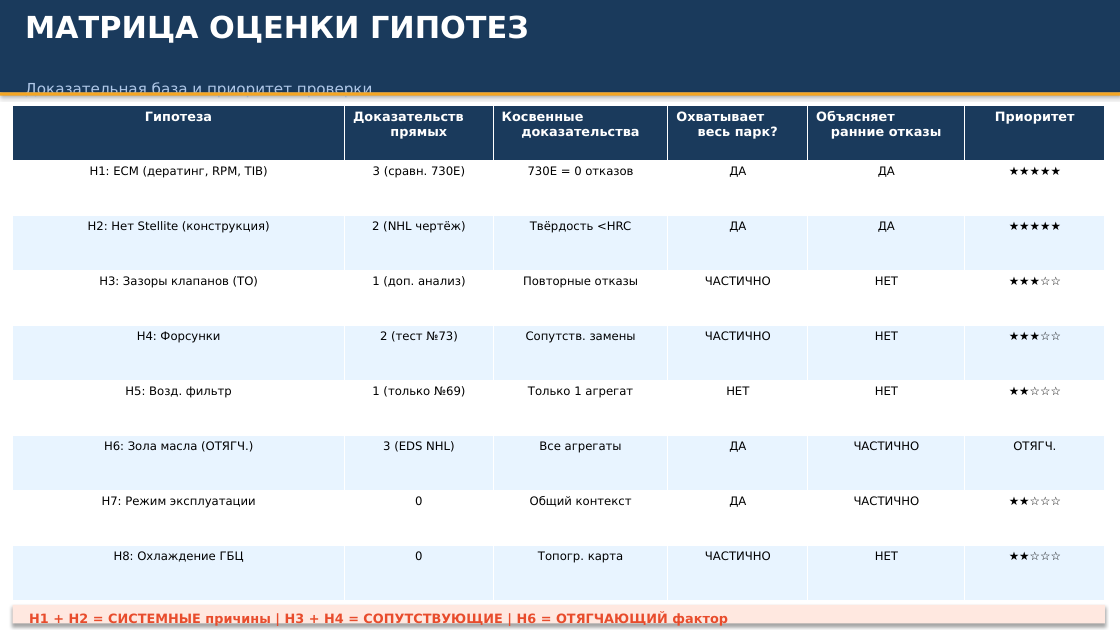
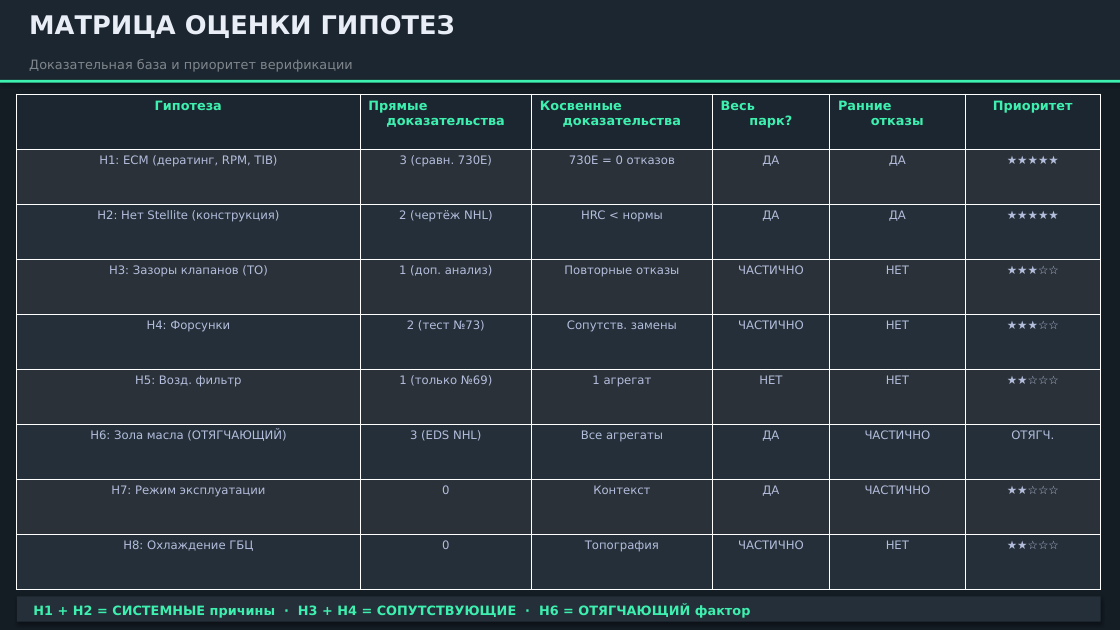
Before and after one commit to victorekuznetsov/NTE200, a slide deck: slide 16 of Презентация_анализ_клапанов_QSK50_NTE200.pptx (slide 17 before the commit). Drawn at 1120x630 pixels with LibreOffice and Linux fonts; fonts in the diff are those of the drawing. Boxes give left, top, right and bottom in pixels: in the first picture for what was removed or moved away, otherwise in the second. Text is boxed around its words. In the diff, an @@ line names an element or a change of style, - is before the commit and + after.

```diff
--- a/Презентация_анализ_клапанов_QSK50_NTE200.pptx
+++ b/Презентация_анализ_клапанов_QSK50_NTE200.pptx
@@ background #FFFFFF to #141C24 @@
@@ rectangle: place and size @@
-rectangle at [0,0,1120,92]
+rectangle at [0,0,1120,80]
@@ rectangle at [0,0,1120,80]: fill #1A3A5C to #1C2630 @@
@@ text "МАТРИЦА ОЦЕНКИ ГИПОТЕЗ" at [29,15,455,38]: size 26 to 22 pt, text colour #FFFFFF to #E8EDF6 @@
@@ text at [29,59,352,72]: text changed; size 13 to 11 pt; text colour #B0C8E8 to #80868B @@
-Доказательная база и приоритет проверки
+Доказательная база и приоритет верификации
@@ rectangle: place and size @@
-rectangle at [0,92,1120,96]
+rectangle at [0,80,1120,83]
@@ rectangle at [0,80,1120,83]: fill #F5A623 to #3EF0AF @@
@@ table at [17,94,1100,590] @@
-row 1: Гипотеза | Доказательств прямых | Косвенные доказательства | Охватывает весь парк? | Объясняет ранние отказы | Приоритет
+row 1: Гипотеза | Прямые доказательства | Косвенные доказательства | Весь парк? | Ранние отказы | Приоритет
-row 3, column 2: 2 (NHL чертёж)
+row 3, column 2: 2 (чертёж NHL)
-row 3, column 3: Твёрдость <HRC
+row 3, column 3: HRC < нормы
-row 6, column 3: Только 1 агрегат
+row 6, column 3: 1 агрегат
-row 7, column 1: H6: Зола масла (ОТЯГЧ.)
+row 7, column 1: H6: Зола масла (ОТЯГЧАЮЩИЙ)
-row 8, column 3: Общий контекст
+row 8, column 3: Контекст
-row 9, column 3: Топогр. карта
+row 9, column 3: Топография
@@ fill #1A3A5C to #1C2630 in row 1 @@
@@ fill #FFFFFF to #2A3138 in 24 cells @@
@@ fill #E8F4FF to #242F39 in 24 cells @@
@@ text colour #FFFFFF to #3EF0AF in "Гипотеза", "Косвенные доказательства", "Приоритет" @@
@@ text colour #000000 to #B3BDDC in "H1: ECM (дератинг, RPM, TIB)", "3 (сравн. 730E)", "730E = 0 отказов", "ДА" and 38 more places @@
@@ table: place and size @@
-table at [13,105,1104,601]
+table at [17,94,1100,590]
@@ rectangle: place and size @@
-rectangle at [13,605,1105,623]
+rectangle at [17,597,1101,622]
@@ rectangle at [17,597,1101,622]: fill #FFE8E0 to #242F39 @@
@@ text at [33,604,751,618]: text changed; text colour #E84C2C to #3EF0AF @@
-H1 + H2 = СИСТЕМНЫЕ причины | H3 + H4 = СОПУТСТВУЮЩИЕ | H6 = ОТЯГЧАЮЩИЙ фактор
+H1 + H2 = СИСТЕМНЫЕ причины · H3 + H4 = СОПУТСТВУЮЩИЕ · H6 = ОТЯГЧАЮЩИЙ фактор
```
Also in this commit, not shown: 14 other slides changed, 5 slides added, 6 slides removed, 1 other file.
